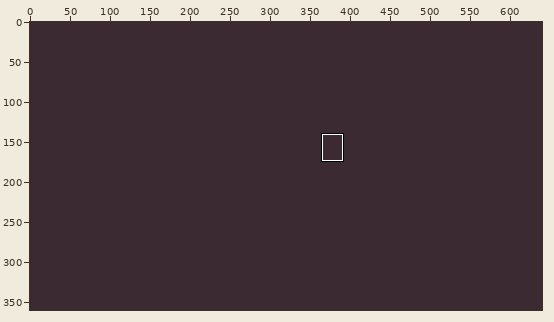
Pixel-art file -- gfx/mockup/mainMockup.aseprite. The first picture is a wide view before the edit; the outline marks the close-up.
Close-up. Before the edit:
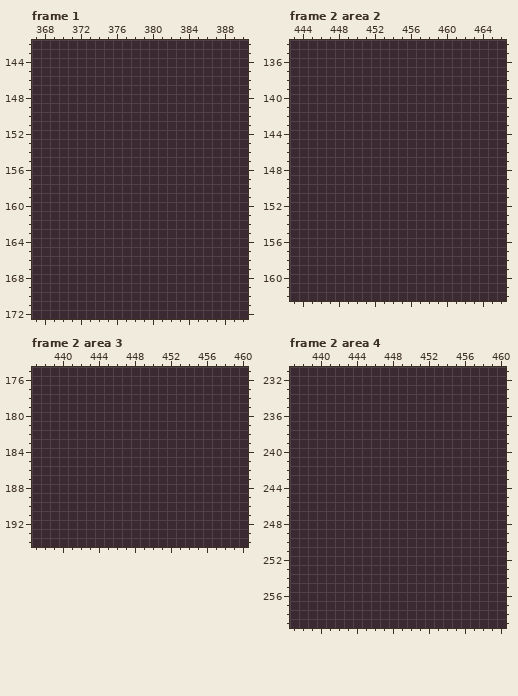
640x360 pixels, 2 frames. Colours within 5 levels of each other are drawn and written as one. Shown: frame 1: x 367..390, y 142..172; frame 2 area 2: x 443..466, y 134..162; frame 2 area 3: x 437..460, y 175..194; frame 2 area 4: x 437..460, y 231..259. The commit also changed other frames or places, which this record leaves out.
New version:
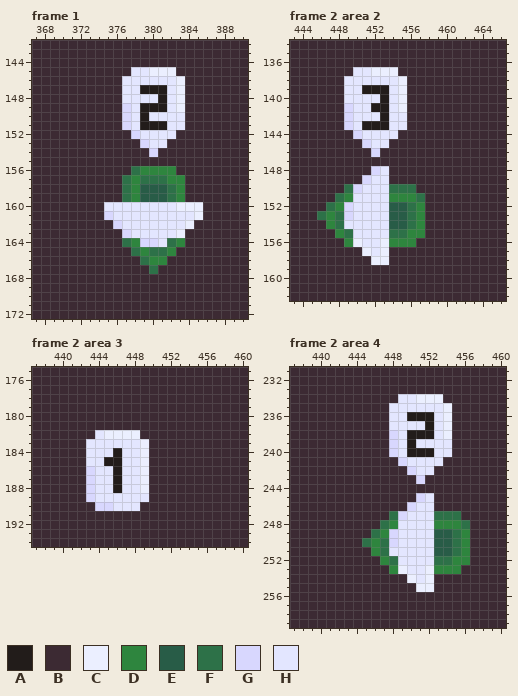
Palette (. is transparent): A #221c1a  B #3c2a33  C #ebefff  D #2e853e  E #285c47  F #2d7148  G #d8d7fe  H #e3e6ff
Diff:
layer "InGame/Ships/Ship" added
Changed rows in their new state; - is an unchanged pixel.
Frame 1, layer "InGame/Ships/Ship":
first column x 375:
145 ---HHCCC---
146 --HHHHHHC--
147 --HHAAAHC--
148 --HHHHAHC--
149 --GHAAAHC--
150 --GHAHHHH--
151 --GHAAAHH--
152 ---GHHHH---
153 ----GHH----
154 -----G-----
156 ---FDDDD---
157 --FDFFFDD--
158 --FDEEEFD--
159 --FDEEEFD--
160 HHHHHHHHCCC
161 GHHHHHHHHHC
162 -GHHHHHHHC-
163 --GHHHHHC--
164 --FDGGHFD--
165 ---FDFFD---
166 ----FDD----
167 -----F-----
Frame 2 area 2, layer "InGame/Ships/Ship":
first column x 446:
137 ----HHCCC---
138 ---HHHHHHC--
139 ---HHAAAHC--
140 ---HHHHAHC--
141 ---GHHAAHC--
142 ---GHHHAHH--
143 ---GHAAAHH--
144 ----GHHHH---
145 -----GHH----
146 ------G-----
148 ------GH----
149 -----GHH----
150 ---FGHHHFFF-
151 --FDHHHHDDDF
152 -FDGHHHHEEFD
153 FDFGHHHHEEFD
154 -DFHHHHHEEFD
155 --DFHHHHFFDD
156 ---DCHHCDDD-
157 -----CHC----
158 ------CC----
Frame 2 area 3, layer "InGame/Ships/Ship":
first column x 443:
182 -HCCCC-
183 HHHHHHC
184 HHHAHHC
185 HHAAHHC
186 GHHAHHC
187 GHHAHHC
188 GHHAHHC
189 GHHHHHH
190 -GGHHH-
Frame 2 area 4, layer "InGame/Ships/Ship":
first column x 445:
234 ----HHCCC---
235 ---HHHHHHC--
236 ---HHAAAHC--
237 ---HHHHAHC--
238 ---GHAAAHC--
239 ---GHAHHHH--
240 ---GHAAAHH--
241 ----GHHHH---
242 -----GHH----
243 ------G-----
245 ------GH----
246 -----GHH----
247 ---FGHHHFFF-
248 --FDHHHHDDDF
249 -FDGHHHHEEFD
250 FDFGHHHHEEFD
251 -DFHHHHHEEFD
252 --DFHHHHFFDD
253 ---DCHHCDDD-
254 -----CHC----
255 ------CC----
Where, in picture pixels (left, top, right, bottom), the same in both close-ups:
changed: (104, 67, 203, 274)
changed: (317, 67, 425, 265)
changed: (86, 430, 149, 511)
changed: (362, 394, 470, 592)
